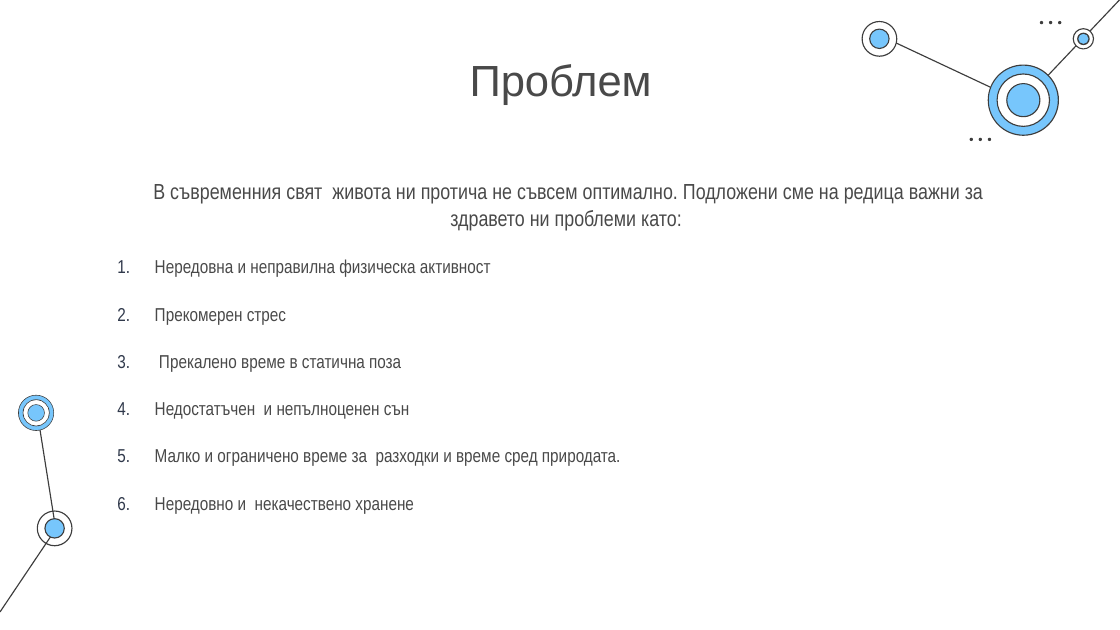
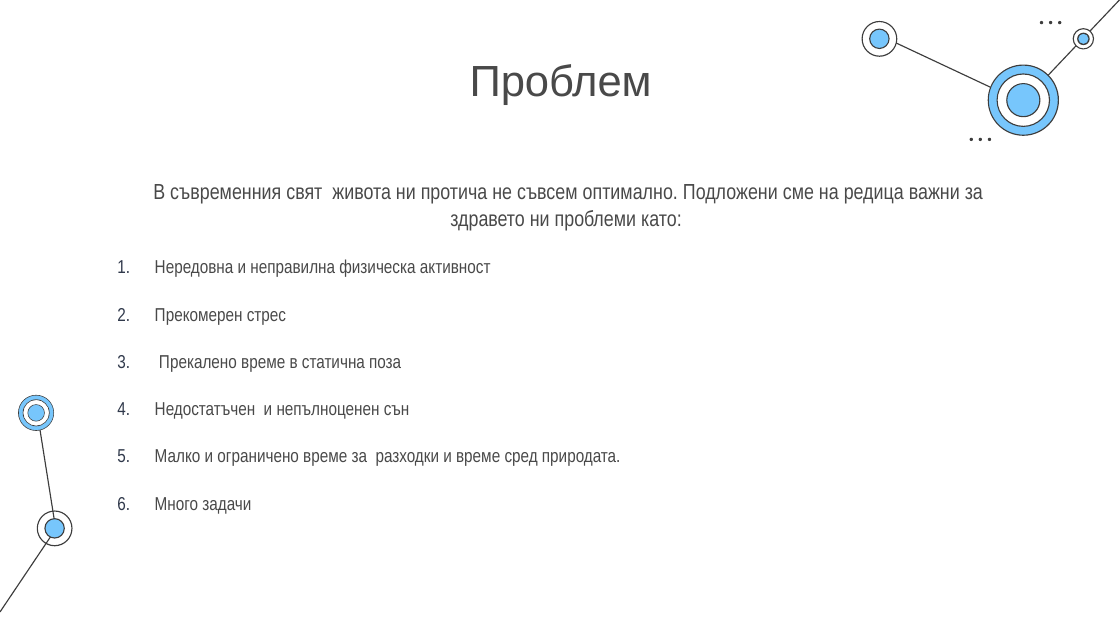
Before and after one commit to Dido-G/Chama, a slide deck: slide 2 of Chama_Presentation.pptx. Drawn at 1120x630 pixels with LibreOffice and Linux fonts; fonts in the diff are those of the drawing. Boxes give left, top, right and bottom in pixels: in the first picture for what was removed or moved away, otherwise in the second. Text is boxed around its words. In the diff, an @@ line names an element or a change of style, - is before the commit and + after.

```diff
--- a/Chama_Presentation.pptx
+++ b/Chama_Presentation.pptx
@@ text at [155,497,251,514]: text changed @@
-6. Нередовно и некачествено хранене
+6. Много задачи
```
Also in this commit, not shown: 4 other slides changed.
